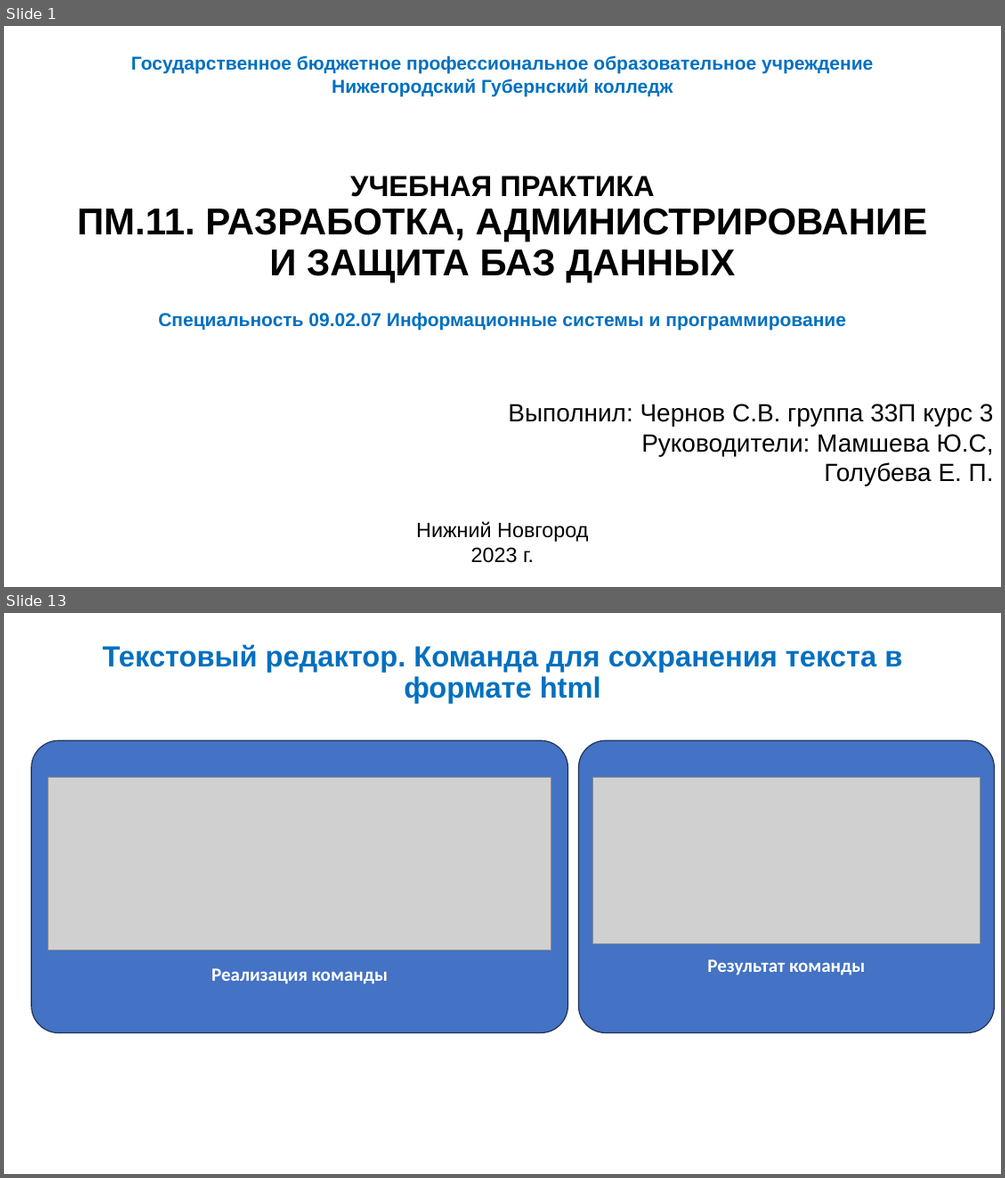
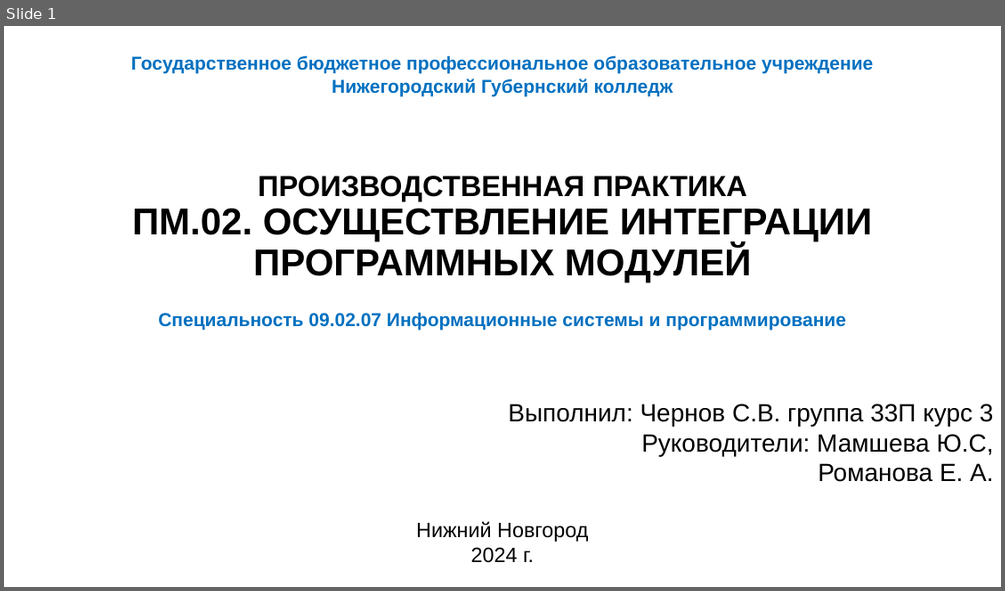
Before and after one commit to RangPinck/RequestHandler_API, a slide deck: reports/Презентация Microsoft PowerPoint.pptx. Shown one above the other, each under a label of ours: slides 1 and 13 before the commit, slide 1 after it; the slides between them are not shown. The pictures are 1005x1178 and 1005x591 pixels, drawn with LibreOffice and Linux fonts; fonts in the diff are those of the drawing; grey boxes stand for pictures. Boxes give left, top, right and bottom in pixels: in the first picture for what was removed or moved away, otherwise in the second. Text is boxed around its words. In the diff, an @@ line names an element or a change of style, - is before the commit and + after.

```diff
--- a/reports/Презентация Microsoft PowerPoint.pptx
+++ b/reports/Презентация Microsoft PowerPoint.pptx
@@ slide 13 removed at <box>4,613,1001,1174</box>, background #FFFFFF @@
@@ text removed at <box>103,644,902,703</box> @@
-Текстовый редактор. Команда для сохранения текста в формате html
@@ rounded rectangle removed at <box>32,741,568,1033</box> @@
@@ rounded rectangle removed at <box>578,741,994,1033</box> @@
@@ picture removed at <box>48,777,550,949</box> @@
@@ picture removed at <box>593,777,980,943</box> @@
@@ text removed at <box>707,959,865,975</box> @@
-Результат команды
@@ text removed at <box>211,968,388,984</box> @@
-Реализация команды
@@ slide 1 changed as well @@
@@ text at <box>132,176,872,282</box>: text changed @@
-УЧЕБНАЯ ПРАКТИКА
-ПМ.11. РАЗРАБОТКА, АДМИНИСТРИРОВАНИЕ И ЗАЩИТА БАЗ ДАННЫХ
+ПРОИЗВОДСТВЕННАЯ ПРАКТИКА
+ПМ.02. ОСУЩЕСТВЛЕНИЕ ИНТЕГРАЦИИ ПРОГРАММНЫХ МОДУЛЕЙ
@@ text at <box>817,463,993,482</box>: text changed @@
-Голубева Е. П.
+Романова Е. А.
@@ text at <box>471,547,534,563</box>: text changed @@
-2023 г.
+2024 г.
```
Also in this commit, not shown: 20 slides added, 16 other slides removed, 5 other files.
